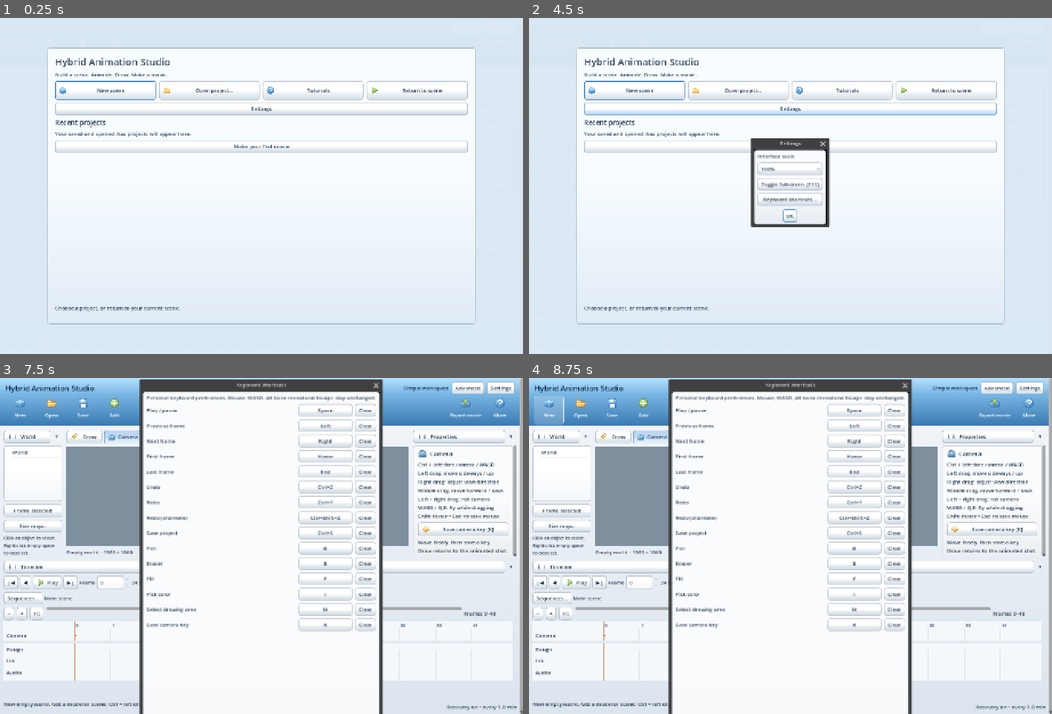
Above: before the commit, frames 1-4 (two rows, left to right).
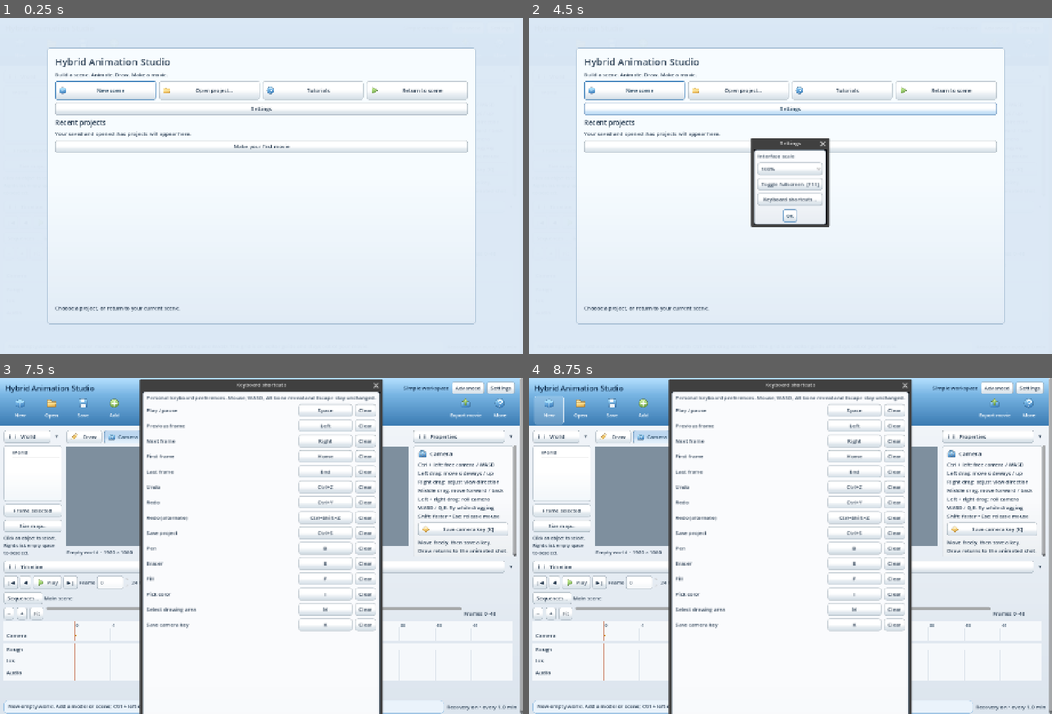
Above: after the commit, the same moments.

Repository: abanoy/studio-3d-2d
Game: Godot game, scene res://main.tscn
Two runs of this game, one before a commit and one after it. Both use one fixed random seed, a clock stepped at 60 frames per second and the inputs below.
Inputs:
- Up to frame 1 (0.25 s): no input
- Up to frame 2 (4.5 s): click "Settings" at 0.5 s; click "Save" at 1.25 s; click "Frame selected" at 2 s; click "Frame scene" at 2.75 s; click "Sequences…" at 3.5 s; click "Settings" at 4.25 s
- Up to frame 3 (7.5 s): click "Keyboard shortcuts…" at 5 s; click "Play" at 5.75 s; click "Play" at 6.5 s; click "New scene" at 7.25 s
- Up to frame 4 (8.75 s): click "New" at 8 s

The runs differ from the first frame. In frame 3, 0.5% of the frame differs, in the area x 0-85%, y 95-100%; in frame 4, 0.5%.

Commit message:
Redesign port 4: empty-state hints, Simple toast status, plain wording
Simple shows a next-step hint over the canvas (empty world, empty Draw
frame, no camera keys), status as a rounded toast that fades after 6 s
(red for problems) and plain-language mode messages. The toast only
fades visually: status.text is kept because Codex code and tests read
it back. Advanced keeps the original line and wording.

Co-Authored-By: Claude Opus 5.5 <noreply@anthropic.com>
Claude-Session: https://claude.ai/code/session_01Jxn1gJAtFRhbe8iSpFtErz

Diff:
--- a/src/app.gd
+++ b/src/app.gd
@@ -160,6 +160,9 @@
 var camera_strip: HBoxContainer
 var physics_bar: Control
 var undo_button: Button
+var status_serial := 0
+var empty_hint: PanelContainer
+var empty_hint_label: Label
 var redo_button: Button
 var drawing_section: VBoxContainer
 var camera_section: VBoxContainer
@@ -540,6 +543,7 @@
 	if physics_bar: physics_bar.visible = advanced_mode or mode.selected == 2
 	refresh_tool_strip()
 	if camera_strip: camera_strip.visible = not advanced_mode and mode.selected == 1
+	refresh_status_style()
 	if undo_button: undo_button.text = "Undo" if advanced_mode else ""; redo_button.text = "Redo" if advanced_mode else ""
 	drawing_section.get_parent().visible = advanced_mode or mode.selected == 0
 	camera_section.get_parent().visible = advanced_mode or mode.selected == 1
@@ -707,6 +711,22 @@
 	canvas.middle_clicked=cycle_pose_operation
 	canvas.tooltip_text = "Wheel: zoom • Middle drag: pan • Space: play/pause"
 	center.add_child(canvas)
+	# Redesign: friendly next step on an empty world / frame (Simple only; a child of the canvas control, not the film).
+	empty_hint = PanelContainer.new()
+	empty_hint.mouse_filter = Control.MOUSE_FILTER_IGNORE
+	var hint_style := StyleBoxFlat.new()
+	hint_style.bg_color = Color(0.93, 0.96, 0.99, 0.92)
+	hint_style.set_corner_radius_all(10)
+	hint_style.set_content_margin_all(14)
+	empty_hint.add_theme_stylebox_override("panel", hint_style)
+	empty_hint_label = label(empty_hint, "")
+	empty_hint_label.horizontal_alignment = HORIZONTAL_ALIGNMENT_CENTER
+	empty_hint_label.mouse_filter = Control.MOUSE_FILTER_IGNORE
+	empty_hint.visible = false
+	canvas.add_child(empty_hint)
+	empty_hint.set_anchors_and_offsets_preset(Control.PRESET_CENTER_TOP)
+	empty_hint.position.y = 24
+	empty_hint.grow_horizontal = Control.GROW_DIRECTION_BOTH
 	scene_name = label(center, "")
 	scene_name.text_overrun_behavior = TextServer.OVERRUN_TRIM_ELLIPSIS
 	var scroll := ScrollContainer.new()
@@ -933,7 +953,54 @@
 
 func message(text: String) -> void:
 	status.text = text
+	status_serial += 1
+	refresh_status_style()
+	schedule_status_fade(status_serial)
 	if home and home.visible and home.notice:home.feedback(text)
+
+func schedule_status_fade(serial: int) -> void:
+	# Redesign: the Simple toast fades after 6 s. Only the look changes; status.text is kept,
+	# because Codex's code and tests read it back as the latest result.
+	if advanced_mode or not is_inside_tree(): return
+	get_tree().create_timer(6.0).timeout.connect(func():
+		if serial == status_serial and not advanced_mode and status: status.self_modulate.a = 0.0)
+
+func refresh_status_style() -> void:
+	# Redesign: Simple shows status as a rounded toast (red for problems); Advanced keeps the plain line.
+	if status == null: return
+	if advanced_mode:
+		status.remove_theme_stylebox_override("normal")
+		status.self_modulate.a = 1
+		return
+	var problem := is_problem_message(status.text)
+	var toast := StyleBoxFlat.new()
+	toast.bg_color = Color("fdecea") if problem else Color("eaf3fb")
+	toast.border_color = Color("d9534f") if problem else Color("9cc3e4")
+	toast.set_border_width_all(1)
+	toast.set_corner_radius_all(10)
+	toast.content_margin_left = 12
+	toast.content_margin_right = 12
+	toast.content_margin_top = 6
+	toast.content_margin_bottom = 6
+	status.add_theme_stylebox_override("normal", toast)
+	status.self_modulate.a = 1.0 if not status.text.is_empty() else 0.0
+
+func is_problem_message(text: String) -> bool:
+	var lower := text.to_lower()
+	return lower.contains("fail") or lower.contains("error") or lower.contains("cannot") or lower.contains("could not") or lower.contains("unsupported")
+
+func refresh_empty_hint() -> void:
+	# Redesign: Simple-only next-step hint over the canvas (editor overlay, never in renders). Writes only on change.
+	if empty_hint == null: return
+	var text := ""
+	if not advanced_mode and not playing and not exporting:
+		var empty: bool = source.is_empty() and (renderer.world_runtime == null or renderer.world_runtime.instances.is_empty())
+		if empty: text = "Start here:  Add a 3D scene or a model,\nmove the camera and save a key, then draw on top."
+		elif mode.selected == 0 and active_layer < layers.size() and Drawing.cel_at(layers[active_layer], frame).is_empty(): text = "No drawing at this frame yet.\nPress New drawing, then draw on the picture."
+		elif mode.selected == 1 and keys.is_empty(): text = "No camera keys yet.\nMove the view, then press Save key."
+	var show_hint := not text.is_empty()
+	if show_hint and empty_hint_label.text != text: empty_hint_label.text = text
+	if empty_hint.visible != show_hint: empty_hint.visible = show_hint
 
 func changed() -> void:
 	if drawing_selection_editor:drawing_selection_editor.cancel()
@@ -1138,9 +1205,11 @@
 	pose_editor.apply_frame()
 	pose_editor.refresh_values()
 	if index == 2 and not renderer.world_runtime and renderer.model and world_selection.selected != "model": world_selection.select_entity("model",false)
-	if index == 1: message("Editor camera is temporary. Insert a key explicitly; switching to Draw restores the shot.")
-	elif index == 2: message("Pose model: click a joint, then drag colored handles. Completed edits auto-key by default. Camera keys and drawing remain separate.")
-	else: message("Drawing edits only the active cel. Held frames share this drawing; duplicate to make a variation.")
+	# Redesign: plain wording in Simple; Advanced keeps the original messages.
+	if index == 1: message("Camera: move around freely, then press Save camera key [%s] to keep this view in the movie." % keyboard_shortcuts.label_for("camera") if not advanced_mode else "Editor camera is temporary. Insert a key explicitly; switching to Draw restores the shot.")
+	elif index == 2 and not advanced_mode and not pose_editor.active_rig(): message("Pose: no model yet. Press Add, then Poseable model…")
+	elif index == 2: message("Pose: click a joint and drag the colored handles. Your changes are keyed for you." if not advanced_mode else "Pose model: click a joint, then drag colored handles. Completed edits auto-key by default. Camera keys and drawing remain separate.")
+	else: message("Draw: this drawing stays on screen until the next one. Use New drawing to change it from this frame on." if not advanced_mode else "Drawing edits only the active cel. Held frames share this drawing; duplicate to make a variation.")
 
 func refresh_camera_controls() -> void:
 	if fov:fov.set_value_no_signal(renderer.camera.fov);fov.editable=mode.selected==1 and not exporting
@@ -1188,6 +1257,7 @@
 	if recovery_checkpoint_requested and not recovery_writer.busy() and not recovery_preview.busy():autosave_tick(true)
 	pose_editor.update_gizmo()
 	play_button.text = "Pause" if playing else "Play"
+	refresh_empty_hint()
 	refresh_tool_strip() # tool can change without a signal (shortcuts, color sampler)
 	if playing:
 		var seconds := preview_seconds()
